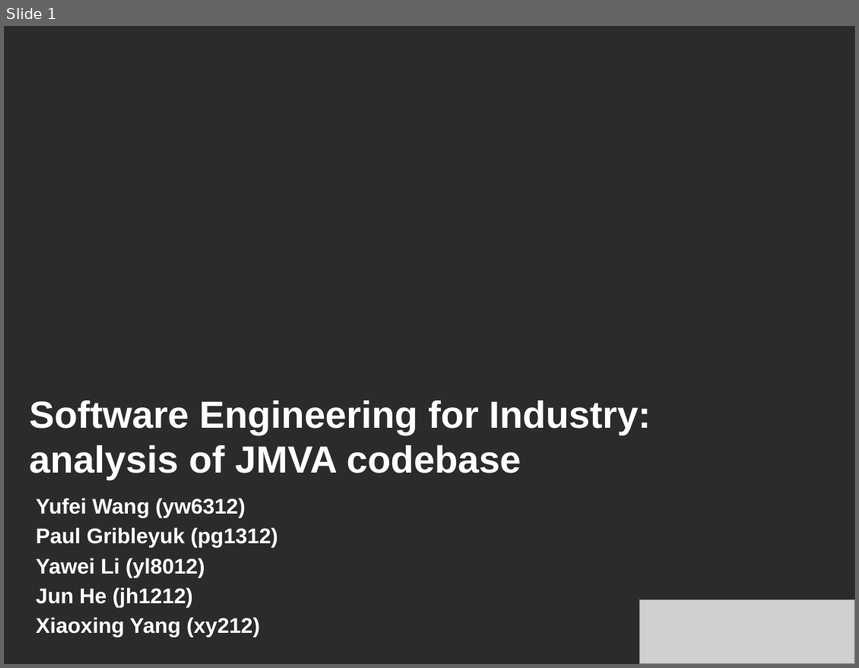
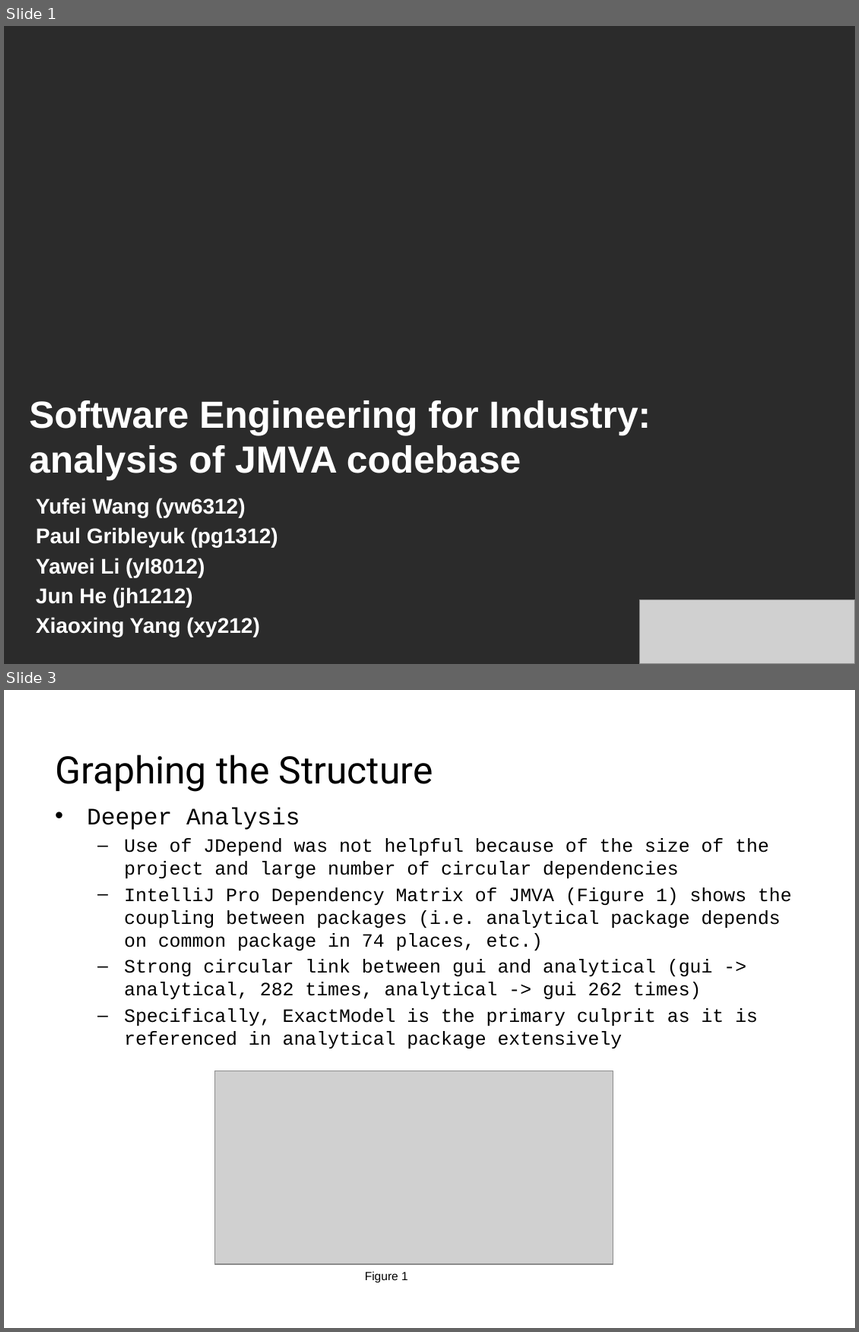
Before and after one commit to pavelgrib/SE_CW1, a slide deck: jmva_presentation.pptx. Shown one above the other, each under a label of ours: slide 1 before the commit, slides 1 and 3 after it; the slides between them are not shown. The pictures are 859x668 and 859x1332 pixels, drawn with LibreOffice and Linux fonts; fonts in the diff are those of the drawing; grey boxes stand for pictures; background and template pictures are left out; a plain dark background stands for a picture behind light text. Boxes give left, top, right and bottom in pixels: in the first picture for what was removed or moved away, otherwise in the second. Text is boxed around its words. In the diff, an @@ line names an element or a change of style, - is before the commit and + after.

```diff
--- a/jmva_presentation.pptx
+++ b/jmva_presentation.pptx
@@ slide 3 added at (4, 690, 855, 1328), background picture (left out) @@
@@ title added at (55, 755, 433, 792), 32 pt, text #000000 @@
+Graphing the Structure
@@ text added at (87, 808, 792, 1049), 16 pt, text #000000 @@
+• Deeper Analysis
+  – Use of JDepend was not helpful because of the size of the project and large number of circular dependencies
+  – IntelliJ Pro Dependency Matrix of JMVA (Figure 1) shows the coupling between packages (i.e. analytical package depends on common package in 74 places, etc.)
+  – Strong circular link between gui and analytical (gui -> analytical, 282 times, analytical -> gui 262 times)
+  – Specifically, ExactModel is the primary culprit as it is referenced in analytical package extensively
@@ picture added at (215, 1072, 613, 1265) @@
@@ text added at (365, 1271, 408, 1283), 10 pt, text #000000 @@
+Figure 1
```
Also in this commit, not shown: 2 slides changed, 3 other slides added, 1 slide removed, 4 other files.
